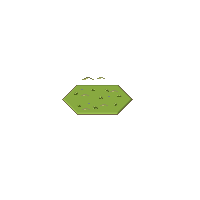
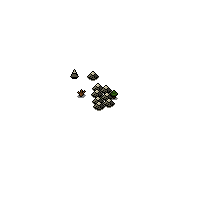
The second 200 × 200 image is a revision of the first. Changes to its layers:
added group "Features #1" with 6 layers above "Unit" over [left=70, top=69, right=118, bottom=111]
added group "Mountain #1" with 2 layers in group "Features #1" over [left=70, top=69, right=115, bottom=111]
added layer "Image" in group "Mountain #1" over [left=70, top=69, right=115, bottom=111]
added group "Trees #1" with 2 layers in group "Features #1" over [left=77, top=89, right=118, bottom=105]
added layer "Images" in group "Trees #1" over [left=77, top=89, right=118, bottom=104]
added layer "Shadows" in group "Trees #1" over [left=77, top=94, right=118, bottom=105]
hid group "Grassland" (3 layers) over [left=62, top=77, right=133, bottom=115]
hid "Plants" over [left=74, top=89, right=122, bottom=109]
hid "Bumps" over [left=81, top=77, right=118, bottom=110]
renamed "Base Tile" to "Ground #1", hid it, moved it into group "Mountain", painted on it over [left=62, top=85, right=133, bottom=115]
hid "White Background" over [left=62, top=69, right=133, bottom=115]
